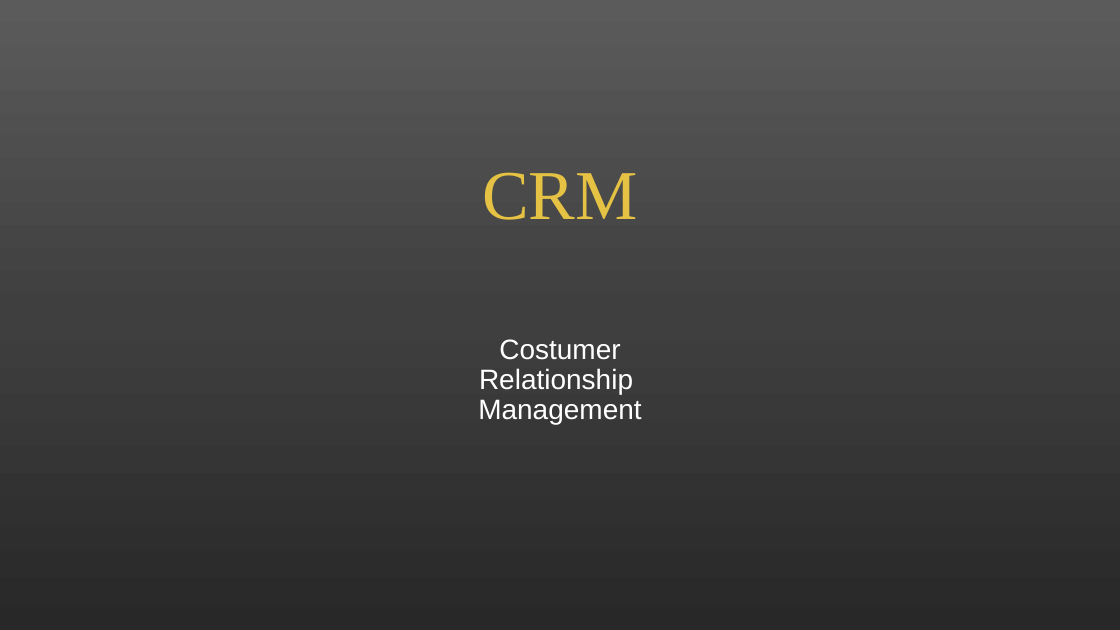
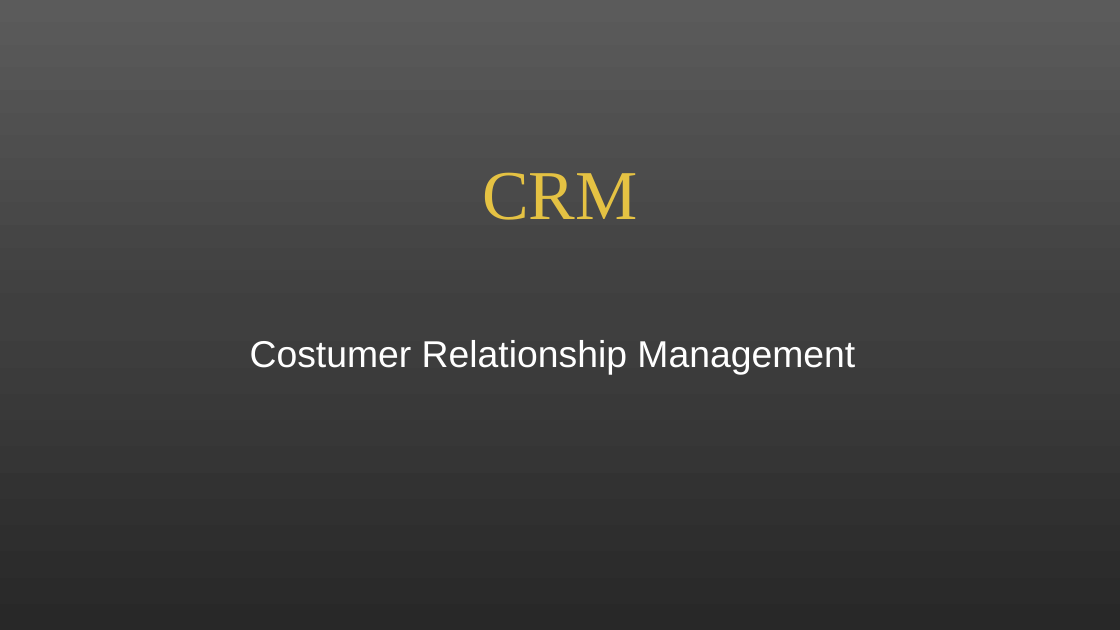
Before and after one commit to alicapr/CRM, a slide deck: slide 1 of CRM.pptx. Drawn at 1120x630 pixels with LibreOffice and Linux fonts; fonts in the diff are those of the drawing. Boxes give left, top, right and bottom in pixels: in the first picture for what was removed or moved away, otherwise in the second. Text is boxed around its words. In the diff, an @@ line names an element or a change of style, - is before the commit and + after.

```diff
--- a/CRM.pptx
+++ b/CRM.pptx
@@ subtitle "Costumer Relationship Management": place and size @@
-subtitle "Costumer Relationship Management" at [478, 339, 641, 424]
+subtitle "Costumer Relationship Management" at [250, 340, 855, 375]
@@ subtitle "Costumer Relationship Management" at [250, 340, 855, 375]: size 24 to 32 pt; alignment centre to left @@
```
Also in this commit, not shown: 4 other slides changed, 2 slides added, 1 slide removed.
